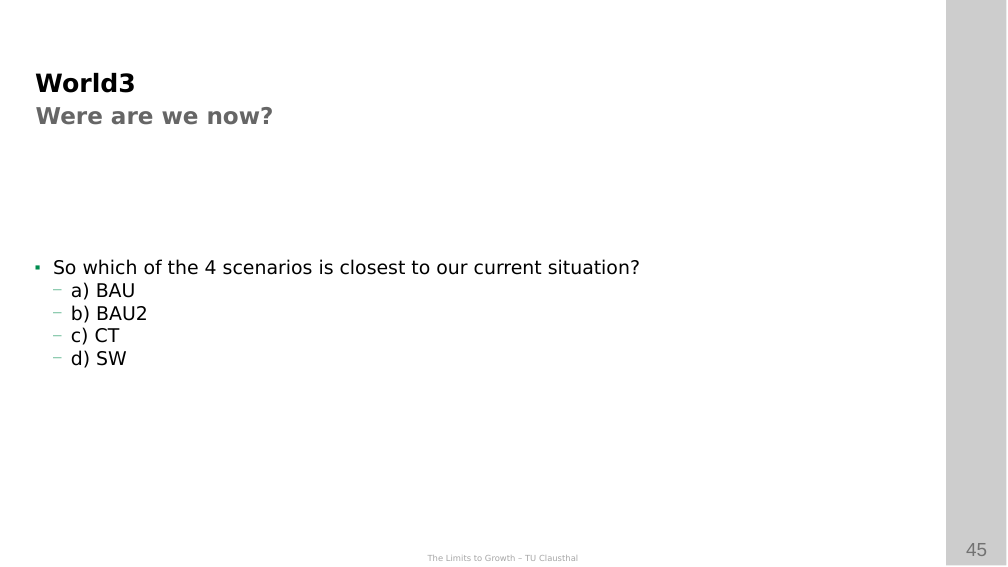
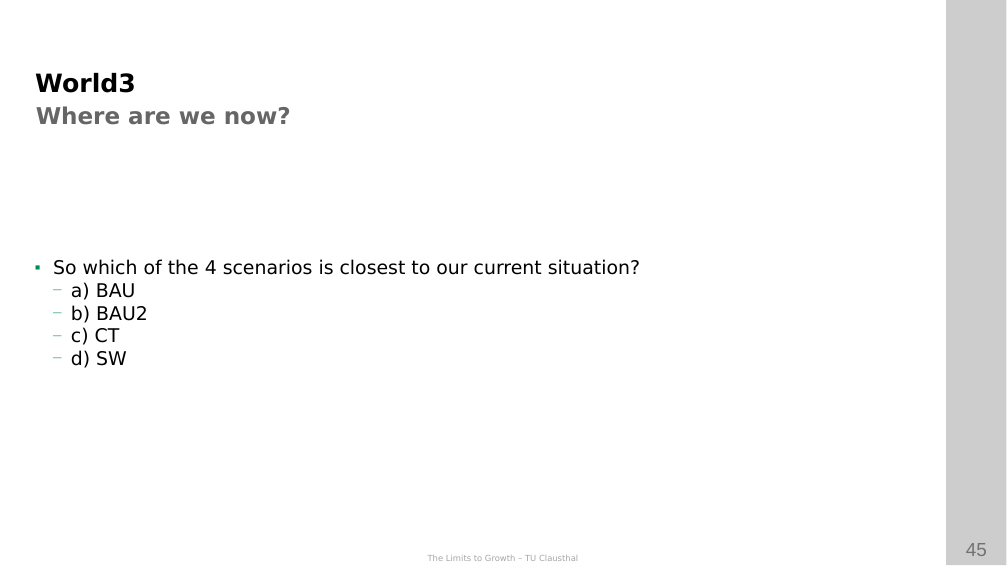
Before and after one commit to ETCE-LAB/teaching-material, a slide deck: slide 45 of The-Limits-to-Growth/LTG-L05a-Limits-to-Growth-and-Planetary-Boundaries.pptx. Drawn at 1008x567 pixels with LibreOffice and Linux fonts; fonts in the diff are those of the drawing; background and template pictures are left out. Boxes give left, top, right and bottom in pixels: in the first picture for what was removed or moved away, otherwise in the second. Text is boxed around its words. In the diff, an @@ line names an element or a change of style, - is before the commit and + after.

```diff
--- a/The-Limits-to-Growth/LTG-L05a-Limits-to-Growth-and-Planetary-Boundaries.pptx
+++ b/The-Limits-to-Growth/LTG-L05a-Limits-to-Growth-and-Planetary-Boundaries.pptx
@@ text at [36, 106, 291, 125]: text changed @@
-Were are we now?
+Where are we now?
```
Also in this commit, not shown: 2 other slides changed, 2 other files.
